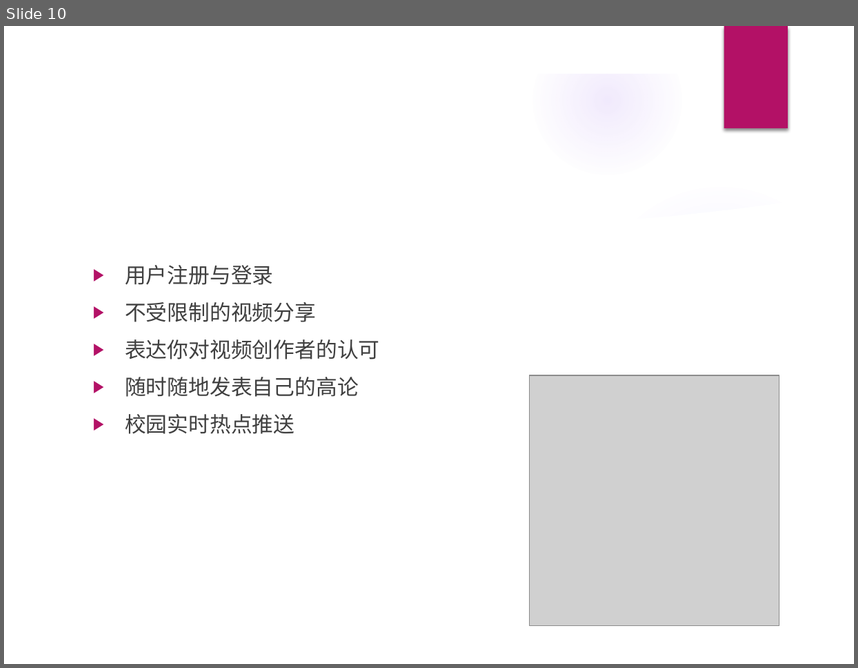
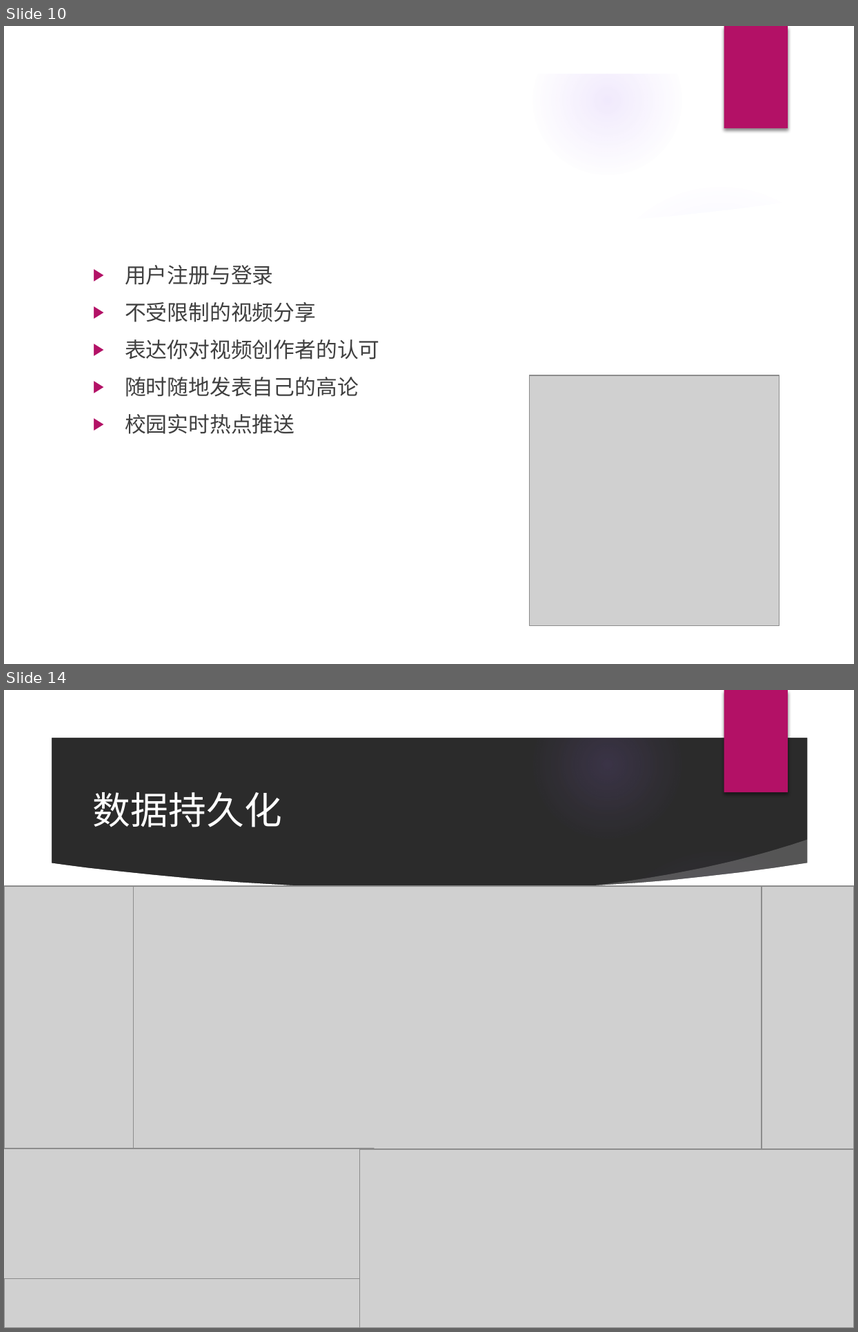
Before and after one commit to Relate13/web_2023, a slide deck: 项目介绍.pptx. Shown one above the other, each under a label of ours: slide 10 before the commit, slides 10 and 14 after it; the slides between them are not shown. The pictures are 858x668 and 858x1332 pixels, drawn with LibreOffice and Linux fonts; fonts in the diff are those of the drawing; grey boxes stand for pictures; background and template pictures are left out; a plain dark background stands for a picture behind light text. Boxes give left, top, right and bottom in pixels: in the first picture for what was removed or moved away, otherwise in the second. Text is boxed around its words. In the diff, an @@ line names an element or a change of style, - is before the commit and + after.

```diff
--- a/项目介绍.pptx
+++ b/项目介绍.pptx
@@ slide 14 added at (4,690,854,1328), background picture (left out); not listed: 9 template elements that a slide beside it also shows @@
@@ title added at (93,792,282,827), 32 pt, text #FFFFFF @@
+数据持久化
@@ picture added at (4,885,854,1328) @@
@@ picture added at (133,885,762,1148) @@
@@ picture added at (4,1148,374,1279) @@
@@ picture added at (359,1149,854,1328) @@
```
Also in this commit, not shown: 2 slides changed, 4 other slides added, 3 slides removed.
